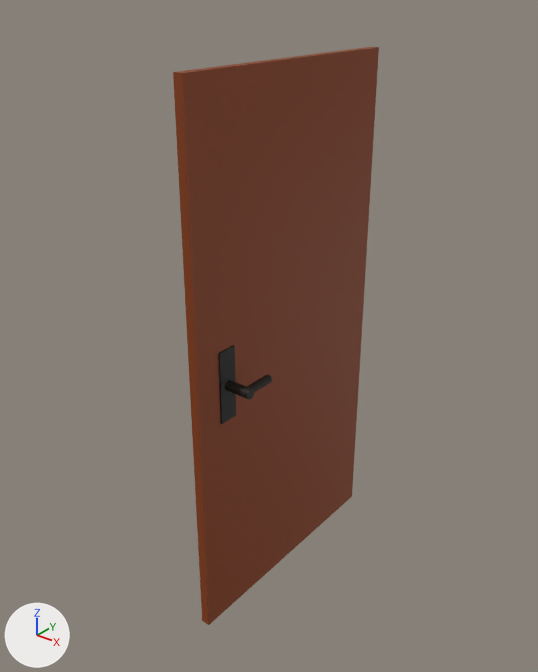
The COLLADA model models/door.dae: old version first, new version second.
Rendered twice from a 50 mm camera at (1.256, -1.663, 1.87) aimed at (-0.046, -0.035, 0.861). The axes (+X, +Y, +Z) are drawn at lower left. The lights are the same throughout. Where no turn or scale is listed for an object, it has been applied to the vertices.

The first picture shows 'BackHandle2', 'Door', 'PalletBack'.
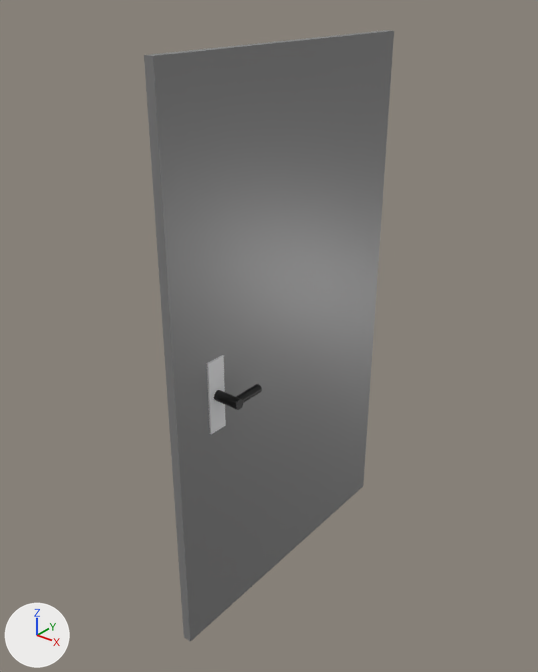
Boxes [x1, y1, x2, y2] around the edits, measured in the pictures (538 x 672 px):
'Door', recoloured, mesh rescaled (brown to grey, 21% wider): before [173, 47, 379, 625]; after [144, 30, 394, 642]
'PalletBack', recoloured (black to grey): [207, 345, 236, 434] in both
'BackHandle2', moved: before [247, 374, 272, 392]; after [236, 384, 262, 403]

Diff of the bpy script that builds the scene:
```diff
--- a/models/door.dae.py
+++ b/models/door.dae.py
@@ mat_metalpallet @@
+mat_metalpallet = principled_material('metalPallet')
+mat_metalpallet.base_color = (0.815, 0.815, 0.828)  # white #e9e9eb
+mat_metalpallet.roughness = 0.45
@@ mat_doorlight @@
+mat_doorlight = principled_material('doorLight')
+mat_doorlight.base_color = (0.214, 0.214, 0.214)  # grey #7f7f7f
+mat_doorlight.roughness = 0.37
@@ me_door @@
 me_door.from_pydata(...)  # 8 vertices, 12 faces; spans x -0.01..0.01, y -0.42..0.42, z 0.0..1.68
 # used by ob_door; location = (0.0, 0.0, -0.003)
-me_door.materials.append(mat_coloreffectr135g59b8_material)  # brown #873b08
+# me_door part 1: the whole mesh is scaled about the mesh origin by (1, 1.2, 1.03)
+me_door.materials.append(mat_doorlight)  # grey #7f7f7f
@@ me_palletfront @@
 me_palletfront.from_pydata(...)  # 8 vertices, 12 faces; spans x -0.193..0.193, y -0.147..0.147, z 0.0..0.444
-me_palletfront.materials.append(mat_coloreffectr12g12b12_material)  # black #0c0c0c
+me_palletfront.materials.append(mat_metalpallet)  # white #e9e9eb
@@ ob_backhandle2 @@
 ob_backhandle2 = bpy.data.objects.new('BackHandle2', me_fronthandle2)
-ob_backhandle2.location = (0.084, -0.294, 0.827)
+ob_backhandle2.location = (0.084, -0.34, 0.815)
 ob_backhandle2.rotation_euler = (-1.571, 0.0, 0.0)  # degrees (-90, 0, 0)
```
